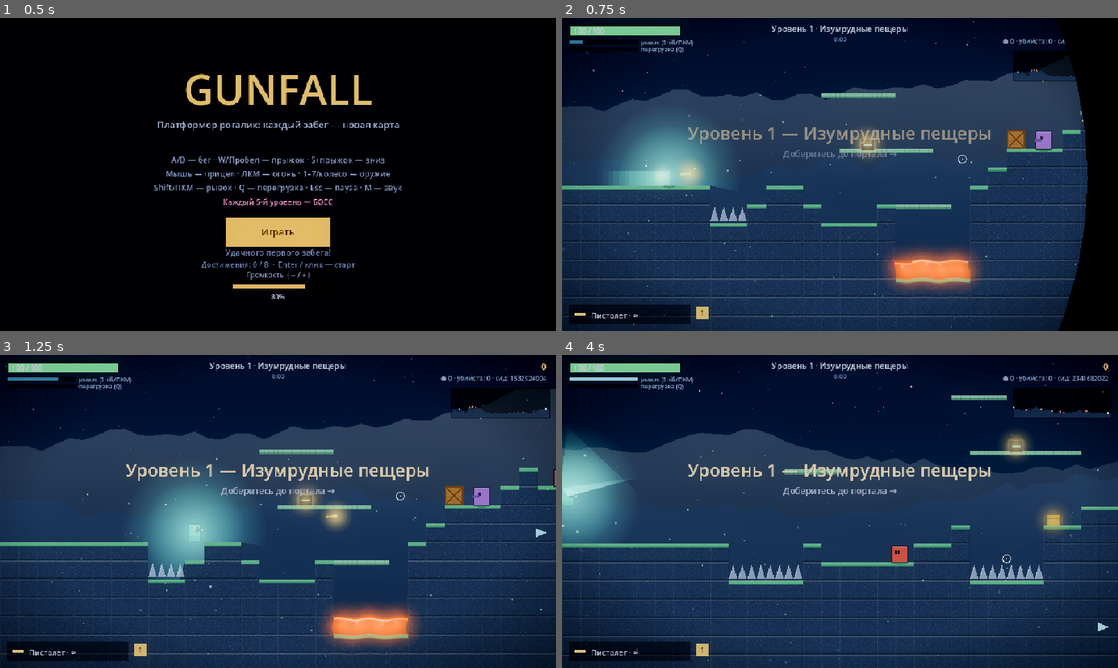
Above: before the commit, frames 1-4 (two rows, left to right).
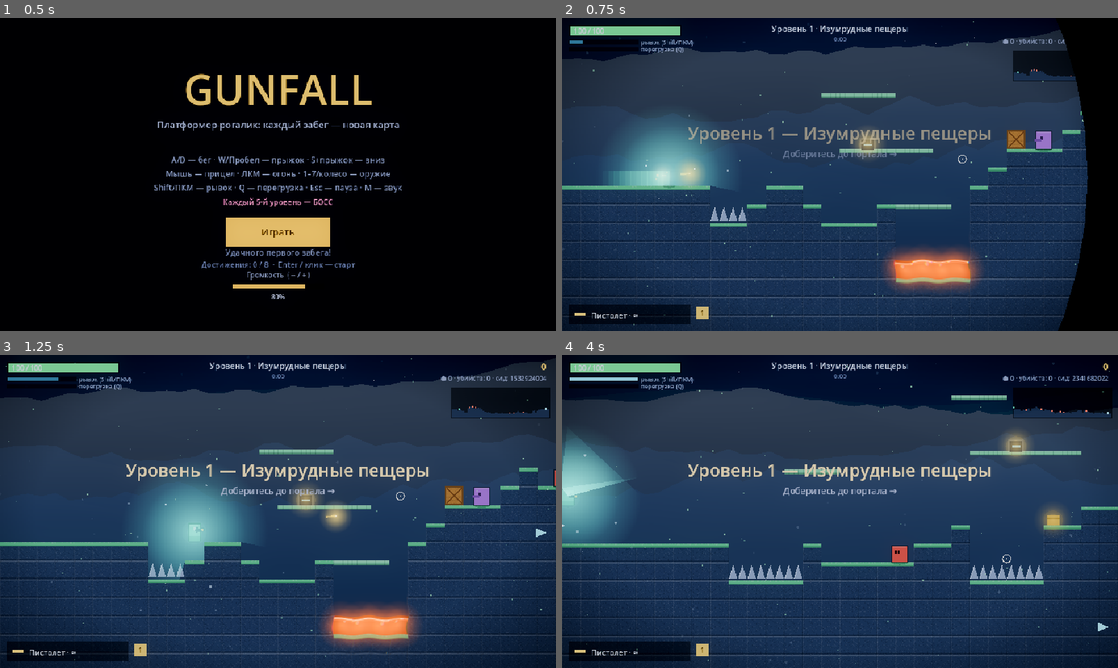
Above: after the commit, the same moments.

Repository: agent-carl/probable-enigma
Game: Godot game, scene res://Main.tscn
Same seed, same stepped clock (60 frames per second), same inputs: the game is played once before the commit and once after it.
Inputs (mouse positions are in pixels of both pictures, inside the frame that each line leads up to):
- Up to frame 1 (0.5 s): no input
- Up to frame 2 (0.75 s): tap Enter at 0.5 s; move the mouse to (962, 158) at 0.52 s; hold D from 0.53 s (still down); hold Shift from 0.53 s (still down); click (962, 158) at 0.67 s
- Up to frame 3 (1.25 s): keep holding D; keep holding Shift; tap Space at 0.77, 1.07 s
- Up to frame 4 (4 s): move the mouse to (728, 527) at 1.27 s; release D at 1.28 s; release Shift at 1.28 s; hold S 1.28-2.03 s; tap Q at 1.35 s; tap Space at 1.52, 1.82, 3.02, 3.32, 3.77 s; move the mouse to (895, 442) at 2.02 s; hold D 2.03-2.78 s; tap 1 at 2.1 s; move the mouse to (812, 574) at 2.77 s; hold W 2.78-3.53 s; tap P at 2.85 s; click (812, 574) at 2.92 s; move the mouse to (1006, 558) at 3.52 s; hold A from 3.53 s (still down); tap M at 3.6 s

Frame 1 is identical in both runs. In frame 2, 12% of the frame differs, in the area x 0-91%, y 3-79%; in frame 3, 12%; in frame 4, 16%, in the area x 0-100%, y 10-38%.

Commit message:
Depth & background animation (Phase 6)
- Third, farthest parallax hill layer (slower scroll, darker, higher)
  for added background depth.
- Drifting aurora-style light curtains in the sky (three wavy translucent
  polylines tinted to the theme accent).
- Flowing lava: a bright HDR streak scrolls across lava surfaces (shared
  world-phase) so pools read as flowing, on top of the existing wobble.

Verified: parse + headless suite green; scene renders without errors.

Co-Authored-By: Claude Opus 4.8 <noreply@anthropic.com>
Claude-Session: https://claude.ai/code/session_01CUUtNpiNcdpS7KL7R6tZmp

Diff:
--- a/godot/Game.gd
+++ b/godot/Game.gd
@@ -144,6 +144,7 @@
 # Фон (кэш на уровень)
 var th := {}           # цвета темы (Color)
 var stars := []        # [Vector3(x,y,size_alpha)]
+var hill_farther := PackedVector2Array()
 var hill_far := PackedVector2Array()
 var hill_near := PackedVector2Array()
 var sky0 := Color.BLACK
@@ -2297,6 +2298,7 @@
 		"ground": _col(level.theme.ground), "top": _col(level.theme.top),
 		"plat": _col(level.theme.plat), "spike": _col(level.theme.spike),
 		"hill_far": _col(level.theme.hill_far), "hill_near": _col(level.theme.hill_near),
+		"hill_farther": _col(level.theme.hill_far).darkened(0.28),  # дальний слой глубины
 		"amb": _col(level.theme.sky0).darkened(0.3),  # тёмный тон для атмосферного света
 	}
 	sky0 = _col(level.theme.sky0)
@@ -2314,6 +2316,7 @@
 	stars = []
 	for _i in range(70):
 		stars.append(Vector3(r.randf() * VW, r.randf() * VH * 0.7, 0.4 + r.randf() * 1.2))
+	hill_farther = _make_hills(r, 250, 16)
 	hill_far = _make_hills(r, 330, 26)
 	hill_near = _make_hills(r, 420, 34)
 	_build_tile_textures(seed_val)
@@ -2472,6 +2475,7 @@
 		_cam_draw = c
 
 		_draw_sky()
+		_draw_hills(hill_farther, th.hill_farther, c, 0.13)
 		_draw_hills(hill_far, th.hill_far, c, 0.25)
 		_draw_hills(hill_near, th.hill_near, c, 0.45)
 
@@ -2955,6 +2959,15 @@
 func _draw_sky() -> void:
 	if sky_tex:
 		draw_texture_rect(sky_tex, Rect2(0, 0, VW, VH), false)
+	# дрейфующие полосы-сияние (мягкие шторы света в небе)
+	var acol: Color = th.get("top", Color(0.6, 0.8, 1.0))
+	for layer in range(3):
+		var pts := PackedVector2Array()
+		for i in range(17):
+			var x := i * VW / 16.0
+			var yy := VH * (0.16 + layer * 0.06) + sin(x * 0.008 + tick * 0.012 + layer * 1.3) * 14.0
+			pts.append(Vector2(x, yy))
+		draw_polyline(pts, Color(acol.r, acol.g, acol.b, 0.05), 26.0 - layer * 5.0)
 	for sv in stars:
 		var tw := 0.45 + 0.35 * sin(tick * 0.05 + sv.x * 0.3)  # мерцание
 		draw_rect(Rect2(sv.x, sv.y, sv.z, sv.z), Color(1, 1, 1, tw))
@@ -3025,6 +3038,9 @@
 				draw_rect(Rect2(px, py + 4 + wob, TILE, 4), lc)
 				var lcr: Color = lc.lightened(0.4)
 				draw_rect(Rect2(px, py + 3 + wob, TILE, 2), Color(lcr.r * 1.7, lcr.g * 1.7, lcr.b * 1.7))
+				# текущий поток: бегущий вправо яркий блик (общая фаза по миру)
+				var fl := fmod(tick * 0.7, float(TILE))
+				draw_rect(Rect2(px + fl - 3, py + 3 + wob, 6, 3), Color(lcr.r * 2.2, lcr.g * 2.2, lcr.b * 2.2, 0.75))
 				# пузырьки
 				var bx := px + 6 + fmod(tx * 11 + tick * 0.2, TILE - 12)
 				var bb := 2.0 + sin(tick * 0.18 + tx) * 1.2
Not shown, changed: godot/README.md
